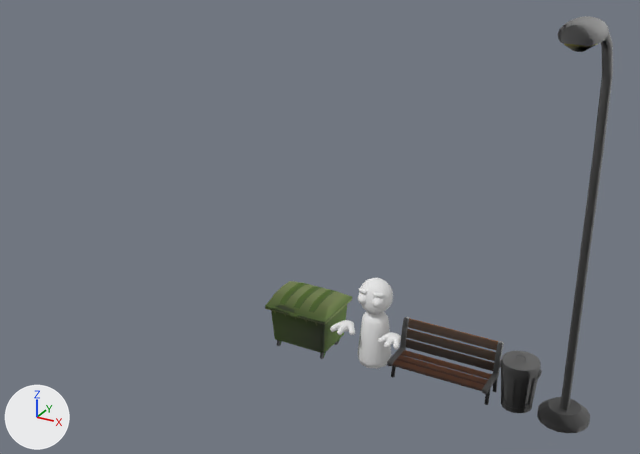
The Blender file src/features/city/street_props/street_props.blend: old version first, new version second.
Before and after are seen from a 50 mm lens placed at (4.12, -11.65, 8.11), pointed at (-2.06, -0.41, 2.49). Lighting does not change. The marker at lower left points along +X, +Y and +Z. The older version comes first.

The first picture shows 'Bench-col', 'Body', 'Can', 'Hands', 'Head', 'Lid', 'StreetLamp-col', 'TrashContainer'.
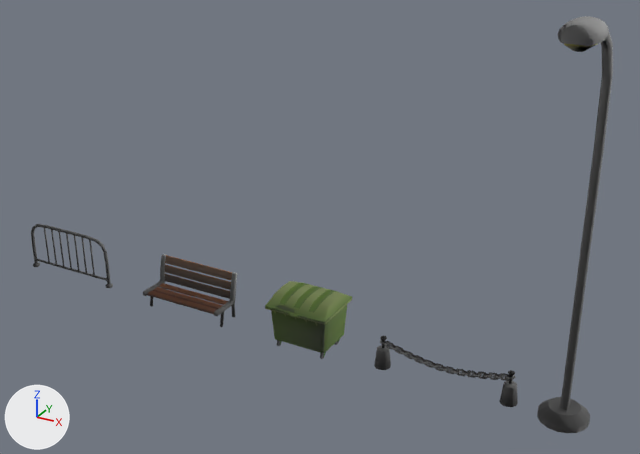
What differs and where, as boxes [x1, y1, x2, y2] in the pictures (640 x 454 px):
'Bench-col', moved
    before: [387, 317, 504, 405]
    after: [143, 254, 238, 327]
'ChainFence', added
    after: [374, 336, 518, 407]
'Body', hidden
    before: [358, 312, 392, 369]
'Can', hidden
    before: [499, 361, 542, 413]
'RailFence-col', added
    after: [31, 224, 113, 288]
'Head', hidden
    before: [358, 278, 393, 314]
'Lid', hidden
    before: [501, 351, 541, 375]
'Hands', hidden
    before: [330, 320, 401, 349]

What changed in the scene script:
```text
Add me_cylinder_009:
    me_cylinder_009.from_pydata(...)  # 624 vertices, 498 faces; spans x -1.05..1.05, y -0.07..0.07, z 0.0..1.01
    me_cylinder_009.polygons.foreach_set('use_smooth', [True] * 498)
    me_cylinder_009.materials.append(mat_gradient)
Add me_cylinder_008:
    me_cylinder_008.from_pydata(...)  # 834 vertices, 806 faces; spans x -1.23..1.23, y -0.14..0.14, z 0.0..0.58
    me_cylinder_008.materials.append(mat_gradient)
Change ob_body:
    add ob_body.hide_set(True)
Change ob_hands:
    add ob_hands.hide_set(True)
Change ob_head:
    add ob_head.hide_set(True)
Change ob_can:
    add ob_can.hide_set(True)  # its collection is switched off
Change ob_lid:
    add ob_lid.hide_set(True)  # its collection is switched off
Change ob_bench_col:
    ob_bench_col.location: (0.0, 0.0, 0.0) -> (-5.0, 0.0, 0.0)
Add ob_railfence_col:
    ob_railfence_col = bpy.data.objects.new('RailFence-col', me_cylinder_009)
    ob_railfence_col.location = (-8.0, 0.0, 0.0)
Add ob_chainfence:
    ob_chainfence = bpy.data.objects.new('ChainFence', me_cylinder_008)
    ob_chainfence.location = (0.0, 0.0, 0.0)
```
